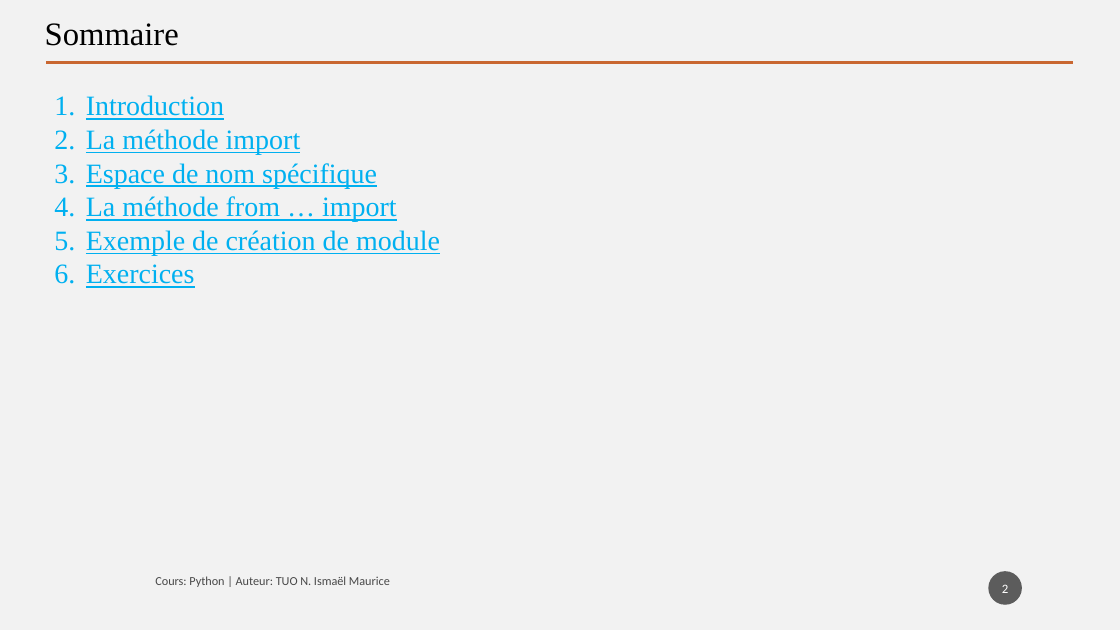
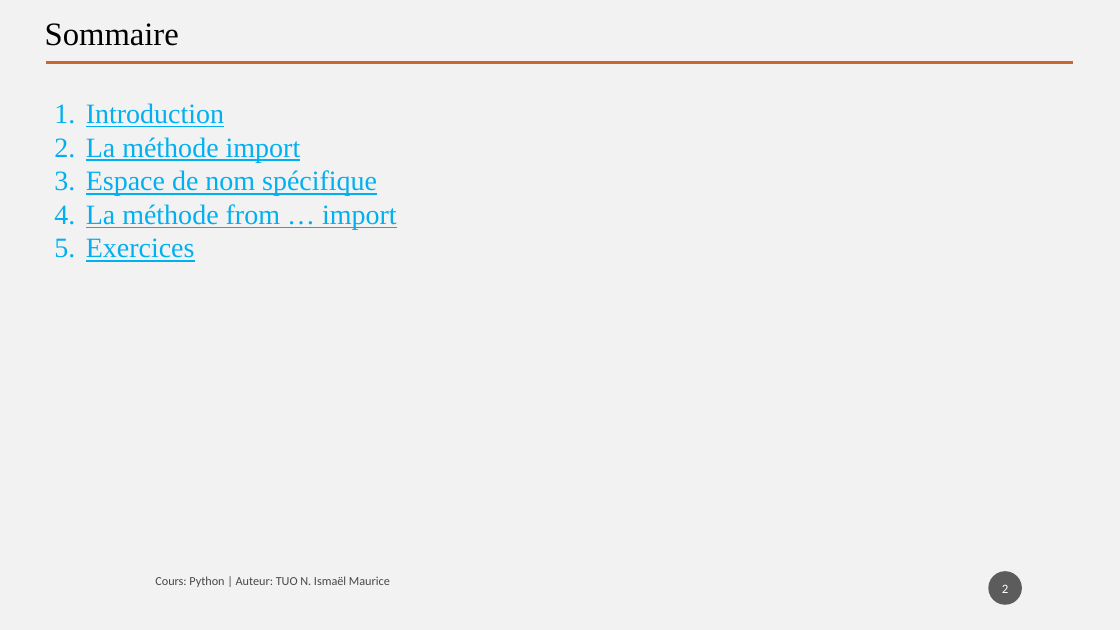
Before and after one commit to tisma95/cours-python, a slide deck: slide 2 of source/Chapitre 6 - Les modules.pptx. Drawn at 1120x630 pixels with LibreOffice and Linux fonts; fonts in the diff are those of the drawing. Boxes give left, top, right and bottom in pixels: in the first picture for what was removed or moved away, otherwise in the second. Text is boxed around its words. In the diff, an @@ line names an element or a change of style, - is before the commit and + after.

Commit message:
Feat(chp6): Ajout des imports et exercices
Rédaction de la méthode d'important from module import ...

Rédaction des exercices

Export du ours en pdf

```diff
--- a/source/Chapitre 6 - Les modules.pptx
+++ b/source/Chapitre 6 - Les modules.pptx
@@ text "Introduction": place and size @@
-text "Introduction" at bbox=[86, 95, 440, 288]
+text "Introduction" at bbox=[86, 103, 397, 262]
@@ text at bbox=[86, 230, 440, 255]: paragraph removed @@
-5. Exemple de création de module
```
Also in this commit, not shown: 2 other slides changed, 1 slide added, 1 slide removed, 2 other files.
